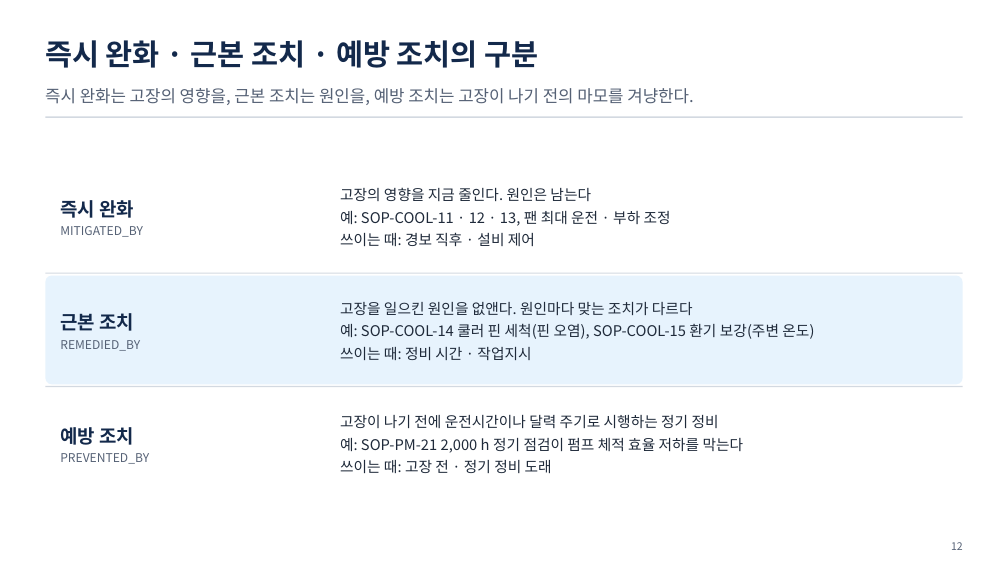
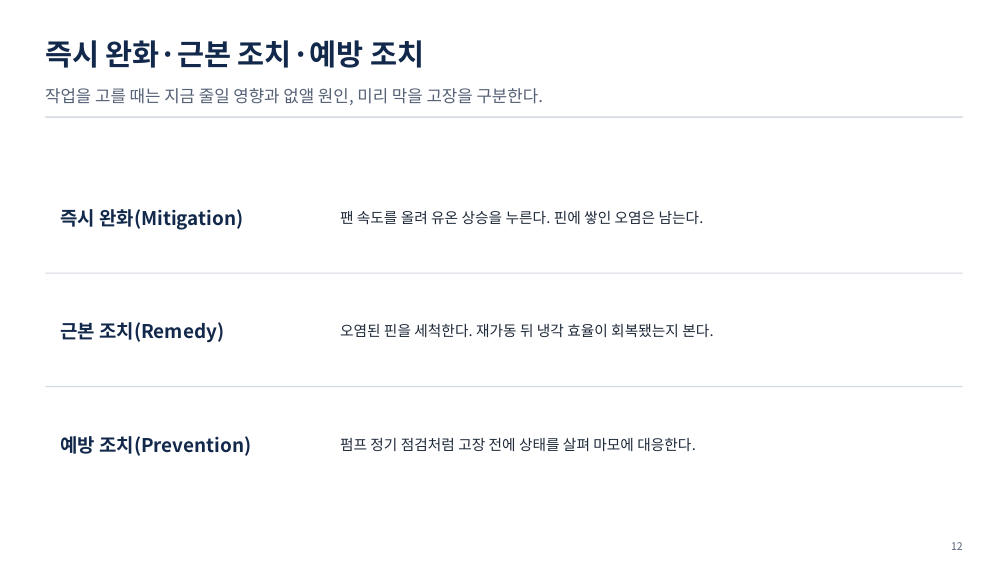
Before and after one commit to uengine-oss/hyd-iot-edu, a slide deck: slide 12 of workspace/강의제작/산출물/통합반/이론/03회차/통합반_03일차.pptx. Drawn at 1008x567 pixels with LibreOffice and Linux fonts; fonts in the diff are those of the drawing. Boxes give left, top, right and bottom in pixels: in the first picture for what was removed or moved away, otherwise in the second. Text is boxed around its words. In the diff, an @@ line names an element or a change of style, - is before the commit and + after.

```diff
--- a/workspace/강의제작/산출물/통합반/이론/03회차/통합반_03일차.pptx
+++ b/workspace/강의제작/산출물/통합반/이론/03회차/통합반_03일차.pptx
@@ text at [45,40,424,68]: text changed @@
-즉시 완화 · 근본 조치 · 예방 조치의 구분
+즉시 완화·근본 조치·예방 조치
@@ text at [45,88,543,105]: text changed @@
-즉시 완화는 고장의 영향을, 근본 조치는 원인을, 예방 조치는 고장이 나기 전의 마모를 겨냥한다.
+작업을 고를 때는 지금 줄일 영향과 없앨 원인, 미리 막을 고장을 구분한다.
@@ text at [60,209,243,230]: text changed; size 11.5 to 18 pt; text colour #556175 to #13294B; bold on @@
-즉시 완화
-MITIGATED_BY
+즉시 완화(Mitigation)
@@ text at [340,211,704,224]: text changed @@
-고장의 영향을 지금 줄인다. 원인은 남는다
-예: SOP-COOL-11 · 12 · 13, 팬 최대 운전 · 부하 조정
-쓰이는 때: 경보 직후 · 설비 제어
+팬 속도를 올려 유온 상승을 누른다. 핀에 쌓인 오염은 남는다.
@@ rounded rectangle removed at [45,276,963,385] @@
@@ text at [60,322,224,343]: text changed; size 11.5 to 18 pt; text colour #556175 to #13294B; bold on @@
-근본 조치
-REMEDIED_BY
+근본 조치(Remedy)
@@ text at [340,323,713,337]: text changed @@
-고장을 일으킨 원인을 없앤다. 원인마다 맞는 조치가 다르다
-예: SOP-COOL-14 쿨러 핀 세척(핀 오염), SOP-COOL-15 환기 보강(주변 온도)
-쓰이는 때: 정비 시간 · 작업지시
+오염된 핀을 세척한다. 재가동 뒤 냉각 효율이 회복됐는지 본다.
@@ text at [60,436,251,456]: text changed; size 11.5 to 18 pt; text colour #556175 to #13294B; bold on @@
-예방 조치
-PREVENTED_BY
+예방 조치(Prevention)
@@ text at [340,438,696,451]: text changed @@
-고장이 나기 전에 운전시간이나 달력 주기로 시행하는 정기 정비
-예: SOP-PM-21 2,000 h 정기 점검이 펌프 체적 효율 저하를 막는다
-쓰이는 때: 고장 전 · 정기 정비 도래
+펌프 정기 점검처럼 고장 전에 상태를 살펴 마모에 대응한다.
```
Also in this commit, not shown: 27 other slides changed, 21 slides added, 38 slides removed, 13 other files.
